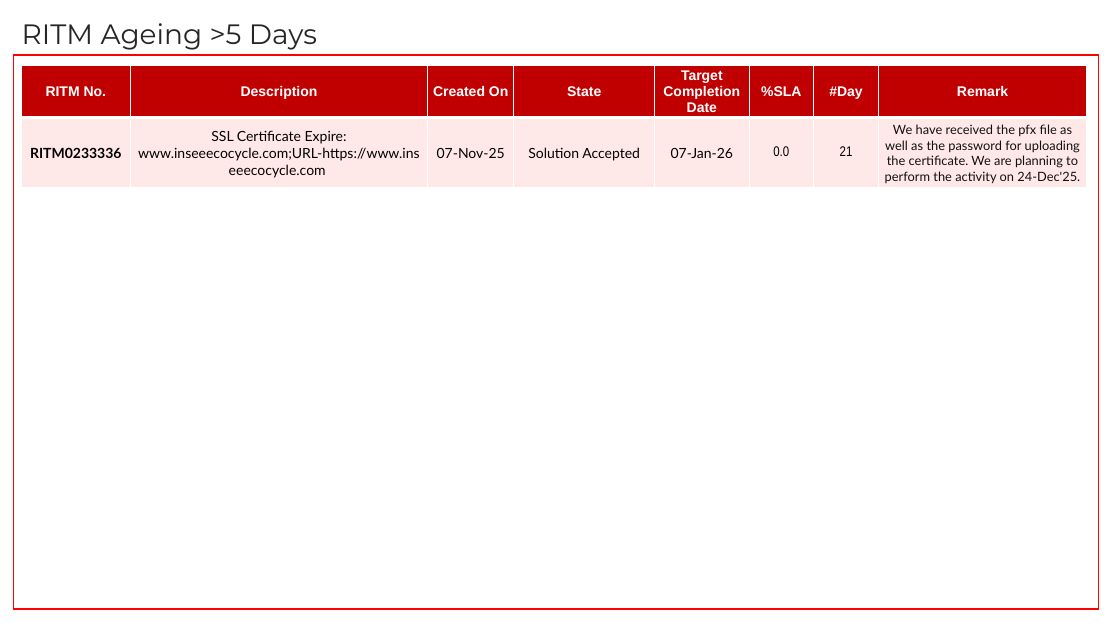
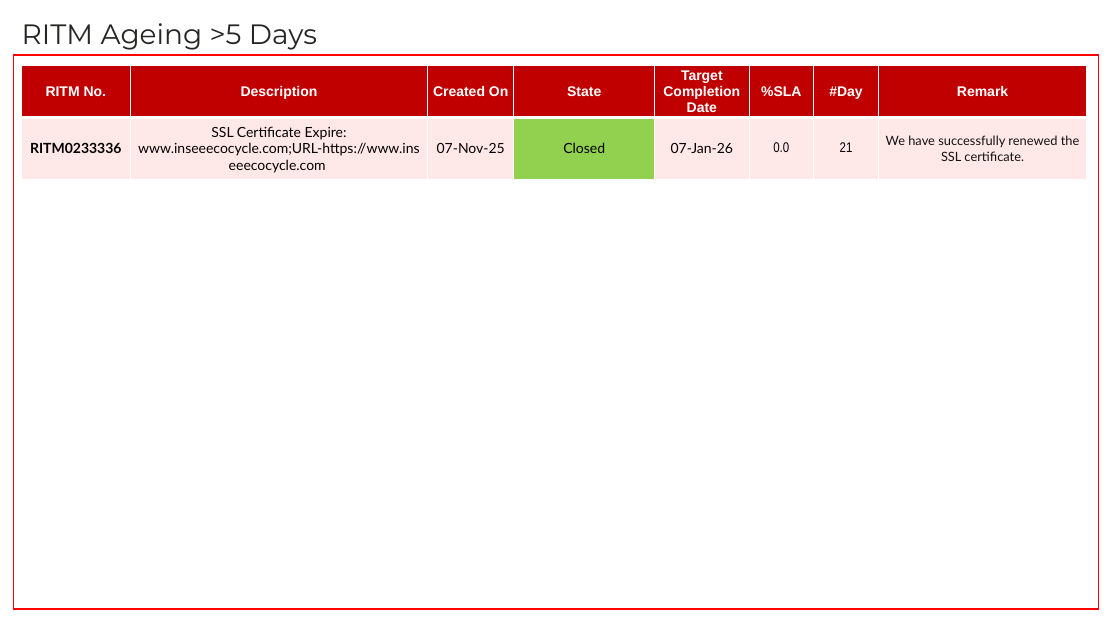
Before and after one commit to Ashu-tosh-Padhi/AshutoshPortfolio, a slide deck: slide 18 of OMEGA Azure(PaaS&SaaS) Module Meeting_23 Dec'25.pptx. Drawn at 1120x630 pixels with LibreOffice and Linux fonts; fonts in the diff are those of the drawing. Boxes give left, top, right and bottom in pixels: in the first picture for what was removed or moved away, otherwise in the second. Text is boxed around its words. In the diff, an @@ line names an element or a change of style, - is before the commit and + after.

```diff
--- a/OMEGA Azure(PaaS&SaaS) Module Meeting_23 Dec'25.pptx
+++ b/OMEGA Azure(PaaS&SaaS) Module Meeting_23 Dec'25.pptx
@@ table at [21,66,1086,180] @@
-row 2, column 4: Solution Accepted
+row 2, column 4: Closed
-row 2, column 8: We have received the pfx file as well as the password for uploading the certificate. We are planning to perform the activity on 24-Dec'25.
+row 2, column 8: We have successfully renewed the SSL certificate.
@@ fill #FFE8E7 to #92D050 in row 2, column 4 @@
```
Also in this commit, not shown: 4 other slides changed.
